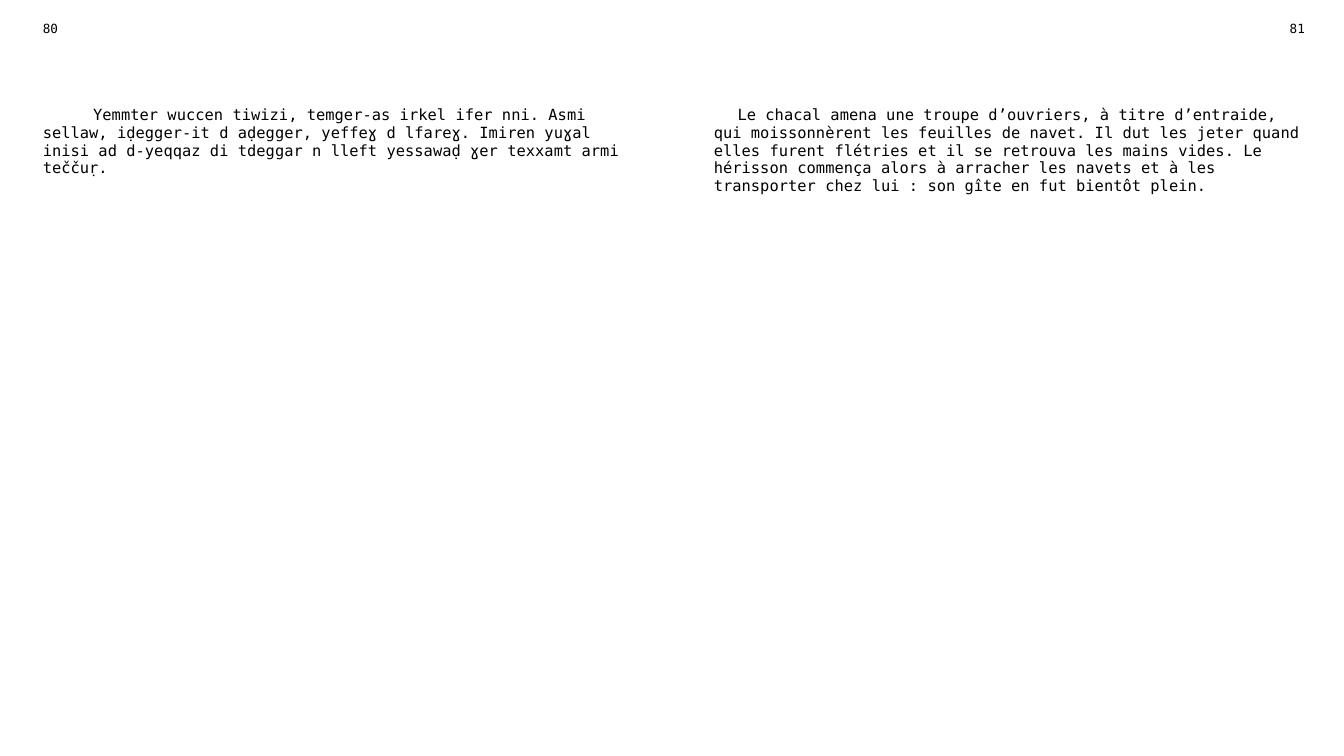
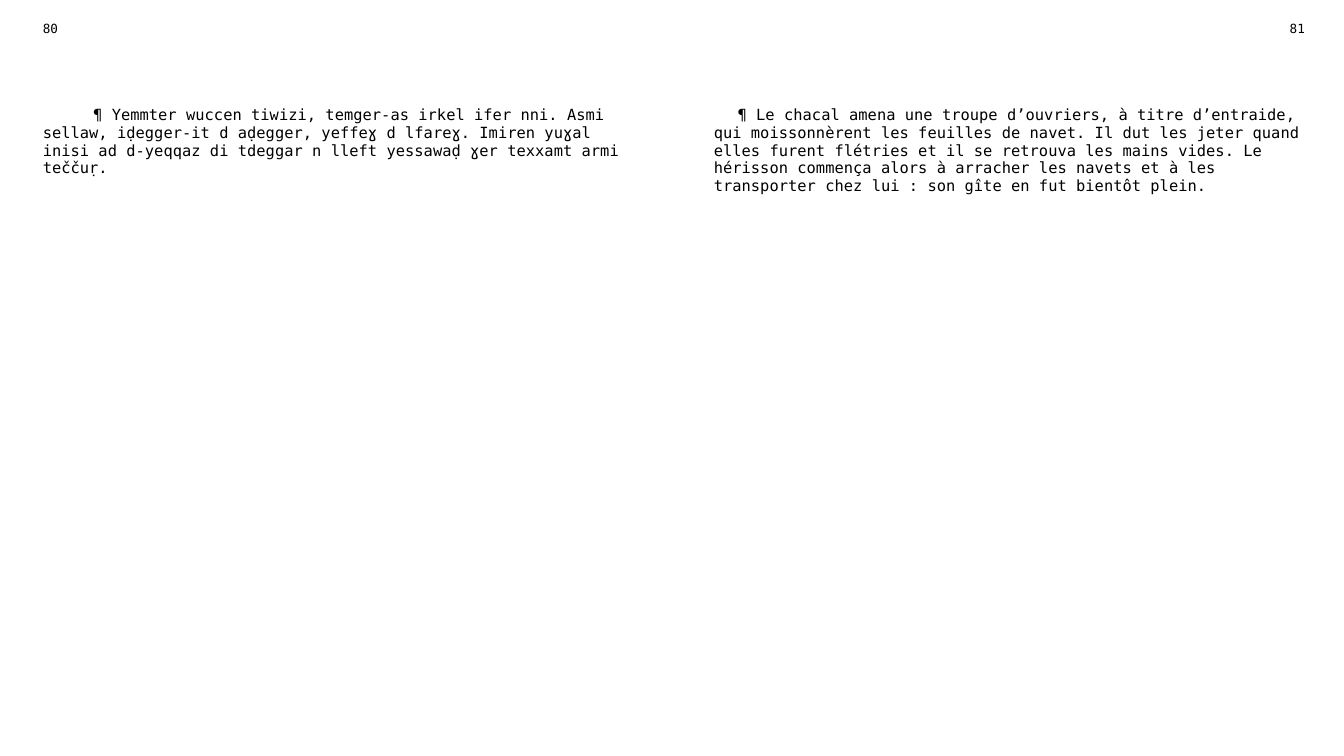
Before and after one commit to sferhah/tamacahut_n_wuccen, a slide deck: slide 36 of Uccen.ConsoleApp/uccen.pptx. Drawn at 1344x756 pixels with LibreOffice and Linux fonts; fonts in the diff are those of the drawing. Boxes give left, top, right and bottom in pixels: in the first picture for what was removed or moved away, otherwise in the second. Text is boxed around its words. In the diff, an @@ line names an element or a change of style, - is before the commit and + after.

```diff
--- a/Uccen.ConsoleApp/uccen.pptx
+++ b/Uccen.ConsoleApp/uccen.pptx
@@ table at [32,16,1315,729] @@
-row 3, column 1: Yemmter wuccen tiwizi, temger-as irkel ifer nni. Asmi sellaw, iḍegger-it d aḍegger, yeffeɣ d lfareɣ. Imiren yuɣal inisi ad d-yeqqaz di tdeggar n lleft yessawaḍ ɣer texxamt armi teččuṛ.
+row 3, column 1: ¶ Yemmter wuccen tiwizi, temger-as irkel ifer nni. Asmi sellaw, iḍegger-it d aḍegger, yeffeɣ d lfareɣ. Imiren yuɣal inisi ad d-yeqqaz di tdeggar n lleft yessawaḍ ɣer texxamt armi teččuṛ.
-row 3, column 3: Le chacal amena une troupe d’ouvriers, à titre d’entraide, qui moissonnèrent les feuilles de navet. Il dut les jeter quand elles furent flétries et il se retrouva les mains vides. Le hérisson commença alors à arracher les navets et à les transporter chez lui : son gîte en fut bientôt plein.
+row 3, column 3: ¶ Le chacal amena une troupe d’ouvriers, à titre d’entraide, qui moissonnèrent les feuilles de navet. Il dut les jeter quand elles furent flétries et il se retrouva les mains vides. Le hérisson commença alors à arracher les navets et à les transporter chez lui : son gîte en fut bientôt plein.
```
Also in this commit, not shown: 14 other slides changed, 3 other files.
